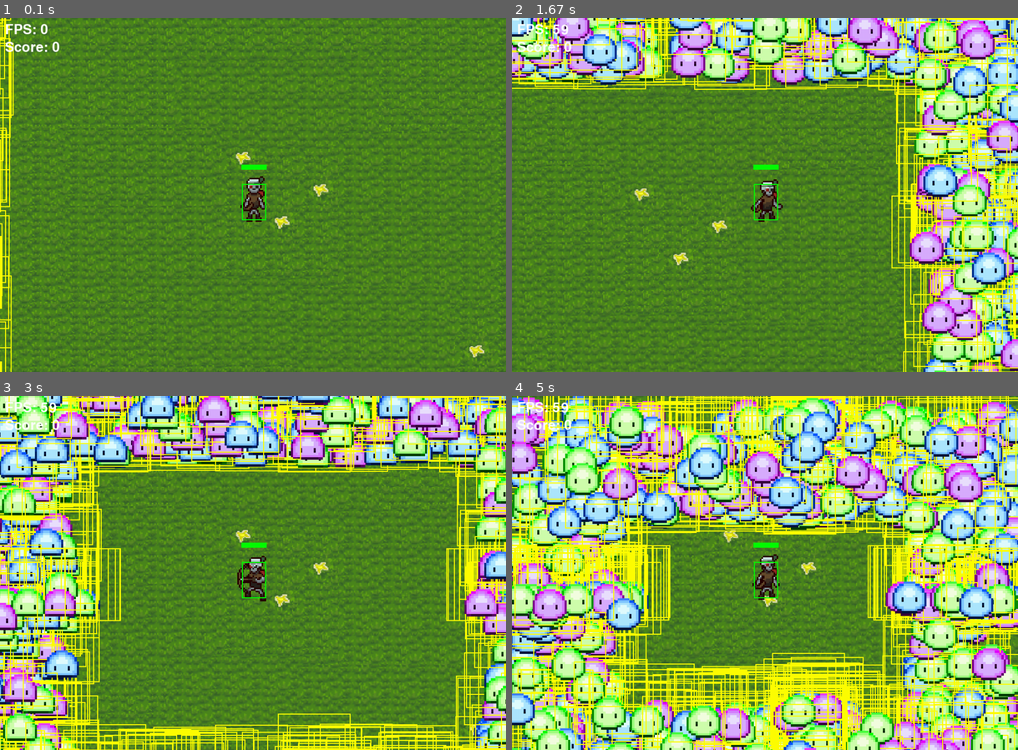
Above: before the commit, frames 1-4 (two rows, left to right).
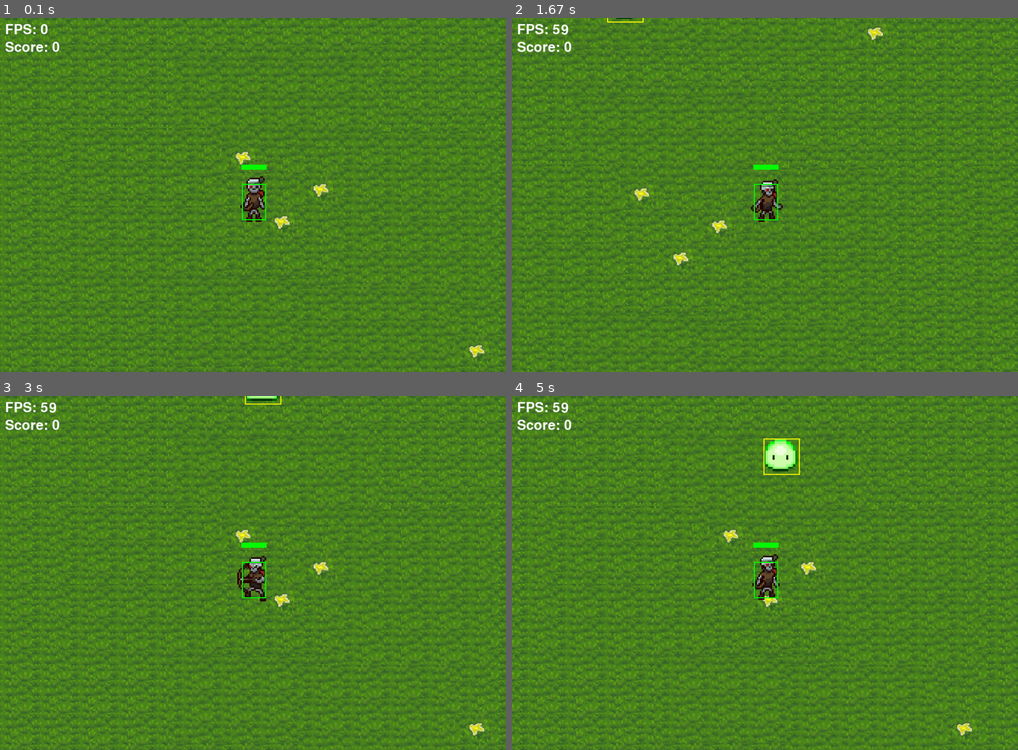
Above: after the commit, the same moments.

Repository: Axlzs/Pygame-project
Game: pygame game, started from entry.py
The game is run twice, just before and just after one commit, with the same random seed, the same clock (stepped at 60 frames per second) and the same inputs.
Inputs:
- Up to frame 1 (0.1 s): no input
- Up to frame 2 (1.67 s): hold D 0.33-0.8 s; hold W 0.83-1.13 s; tap Space at 0.9, 1.23, 1.53 s; hold D 1.17-1.63 s
- Up to frame 3 (3 s): hold A 1.67-2.2 s; tap Space at 1.73, 2.03, 2.3, 2.63, 2.93 s; hold S 2.23-2.53 s; hold A 2.57-2.97 s
- Up to frame 4 (5 s): hold W 3-3.37 s; tap Space at 3.07, 3.47, 3.77, 4.13, 4.53, 4.83 s; hold D 3.4-4.03 s; hold S 4.07-4.43 s; hold A 4.47-4.93 s; hold D from 4.97 s (still down)

The runs differ from the first frame. In frame 1, 1.1% of the frame differs, in the area x 0-3%, y 0-100%; in frame 2, 35%; in frame 3, 43%; in frame 4, 79%, in the area x 0-100%, y 0-100%.

Commit message:
temporary fix in line 464

Diff:
--- a/entry.py
+++ b/entry.py
@@ -28,7 +28,7 @@
     ENEMY_HEALTH = {1: 50, 2: 100, 3: 150}  # Health for each enemy type
     ENEMY_HIT_EVENTS = {1: pygame.USEREVENT + 2, 2: pygame.USEREVENT + 3, 3: pygame.USEREVENT + 4}
     ENEMY_MELEE_HIT_EVENTS = {1: pygame.USEREVENT + 5, 2: pygame.USEREVENT + 6, 3: pygame.USEREVENT + 7}
-    ENEMY_SIZE = (144, 144)
+    ENEMY_SIZE = (72, 72)
     ENEMY_IMAGES = {
         1: 'images/enemy1.png',
         2: 'images/doux_upgrade.png',
@@ -461,7 +461,7 @@
         enemy.animate()
         enemy_screen_x = enemy.rect.x - camera_x
         enemy_screen_y = enemy.rect.y - camera_y
-        screen.blit(enemy.image, (enemy_screen_x, enemy_screen_y))
+        screen.blit(enemy.image, (enemy_screen_x - 36, enemy_screen_y - 70))
         pygame.draw.rect(screen, (255, 255, 0), (enemy_screen_x, enemy_screen_y, ENEMY_SIZE[0], ENEMY_SIZE[1]), 2)
 
     # Arrow image drawing
@@ -727,7 +727,7 @@
 
     # Create enemies
     enemies = pygame.sprite.Group()
-    for _ in range(1000):
+    for _ in range(1):
         enemy_type = random.choice(list(ENEMY_IMAGES.keys()))
         enemy = Enemy(enemy_type, player)
         enemy_x = enemy.rect.x
